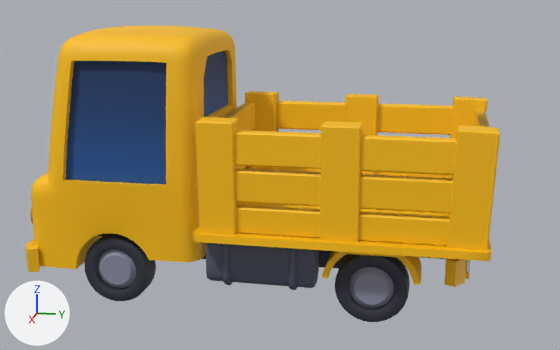
A saved change to the FBX model Unity/Assets/_SCGameJam/FBX/Cars/Car_6.fbx.
One viewpoint serves both versions: a camera (50 mm lens) standing at (18.9, 4.32, 7.54) and looking at (0.04, 0.55, 2.83). The axes (+X, +Y, +Z) are drawn at lower left. The lights are the same throughout. The older version comes first. Where no turn or scale is listed for an object, it has been applied to the vertices. Vertices at exactly the same position are counted once.

Script lines for the objects in view, before the commit:
```python
me_circle = bpy.data.meshes.new('Circle')
me_circle.from_pydata(...)  # 4907 vertices, 4576 faces; spans x -2.65..2.65, y -5.68..5.68, z -0.18..6.51
me_circle.materials.append(mat_material)  # picture img_tex_car_png
ob_circle = bpy.data.objects.new('Circle', me_circle)
ob_circle.location = (0.0, 0.0, 0.0)
```
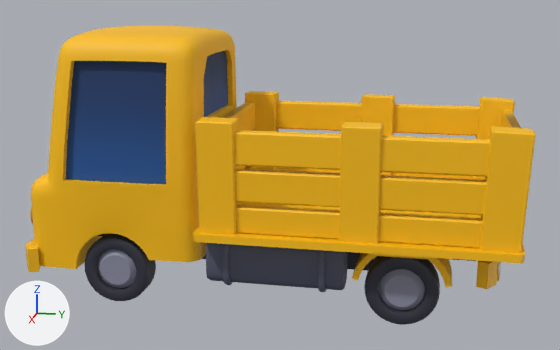
The newer file is also rescaled (x0.934), turned or shifted as a whole; pictures and numbers use the older file's frame.

The edits, one by one:
me_circle is used by ob_circle; location (0.0, 0.0, 0.0).
me_circle had 4907 vertices, 4576 faces and spanned x -2.65..2.65, y -5.68..5.68, z -0.18..6.51.
me_circle now has 4907 vertices, 4576 faces and spans x -2.65..2.65, y -5.68..6.37, z -0.18..6.51.
me_circle part 1: the loose piece of 24 vertices spanning x 1.95..2.58, y 1.94..2.81, z 1.91..4.6 is moved by (0.0, 0.44, 0.0).
me_circle part 2: the loose piece of 24 vertices spanning x 1.95..2.58, y 4.72..5.68, z 1.89..4.62 is moved by (0.0, 0.7, 0.0).
me_circle part 3: the loose piece of 24 vertices spanning x -2.58..-1.95, y 1.94..2.81, z 1.91..4.6 is moved by (0.0, 0.44, 0.0).
me_circle part 4: the loose piece of 24 vertices spanning x -2.58..-1.95, y 4.72..5.68, z 1.89..4.62 is moved by (0.0, 0.7, 0.0).
me_circle part 5: the loose piece of 40 vertices spanning x 1.07..2.19, y 1.95..4.2, z 0.95..1.73 is moved by (0.0, 0.7, 0.0).
me_circle part 6: the loose piece of 17 vertices spanning x 0.84..2.16, y 4.73..5.22, z 0.97..1.57 is moved by (0.0, 0.7, 0.0).
me_circle part 7: the loose piece of 20 vertices spanning x -1.04..1.04, y 5.08..5.34, z 0.76..1.77 is moved by (0.0, 0.7, 0.0).
me_circle part 8: the loose piece of 64 vertices spanning x 1.13..2.14, y 1.17..1.31, z 0.49..1.7 is moved by (0.0, 0.7, 0.0).
me_circle part 9: the loose piece of 64 vertices spanning x 1.25..1.64, y 5.22..5.27, z 1.07..1.47 is moved by (0.0, 0.7, 0.0).
me_circle part 10: the loose piece of 384 vertices spanning x 1.35..1.97, y 2.22..3.94, z -0.18..1.54 is moved by (0.0, 0.7, 0.0).
Part 11, on me_circle:
122 vertices in x -2.65..2.65, y 5.05..5.67, z 1.2..4.36 move by (0.0, 0.7, 0.0).
53 vertices in x -2.47..2.47, y 5.2..5.58, z 1.98..4.36 move by (0.0, 0.69, 0.0).
Part 12, on me_circle:
46 vertices in x -1.34..2.06, y 1.67..2.87, z 0.52..1.63 move by (0.0, 0.69, 0.0).
10 vertices in x -1.34..1.35, y 3.26, z 0.52..1.48 move by (0.0, 0.7, 0.0).
Other edits to the shape of me_circle do not show in these pictures.

Changed parts and their boxes (x1, y1, x2, y2) in the pictures (560 x 350 px; the box of a moved part takes in the faces that stretch with it):
'Circle', reshaped (8% wider)
    before: (26, 26, 500, 322)
    after: (26, 26, 536, 325)
part 1 of me_circle, moved or reshaped
    before: (320, 121, 363, 242)
    after: (339, 122, 383, 244)
part 2 of me_circle, moved or reshaped
    before: (447, 125, 500, 251)
    after: (479, 126, 536, 253)
part 3 of me_circle, moved or reshaped
    before: (345, 94, 379, 175)
    after: (361, 94, 395, 176)
part 4 of me_circle, moved or reshaped
    before: (447, 96, 487, 178)
    after: (473, 97, 515, 180)
part 5 of me_circle, moved or reshaped
    before: (322, 251, 422, 285)
    after: (352, 253, 452, 287)
part 6 of me_circle, moved or reshaped
    before: (444, 259, 466, 287)
    after: (476, 261, 498, 289)
part 7 of me_circle, moved or reshaped (mostly hidden)
    before: (465, 260, 470, 279)
    after: (497, 275, 500, 281)
part 8 of me_circle, moved or reshaped
    before: (289, 248, 297, 290)
    after: (318, 250, 326, 292)
part 9 of me_circle, moved or reshaped
    before: (466, 260, 469, 273)
    after: (497, 262, 501, 275)
part 10 of me_circle, moved or reshaped
    before: (335, 254, 410, 322)
    after: (364, 256, 440, 325)
part 11 of me_circle, moved or reshaped
    before: (194, 101, 491, 261)
    after: (194, 101, 525, 263)
part 12 of me_circle, moved or reshaped
    before: (202, 243, 349, 288)
    after: (202, 243, 378, 290)
